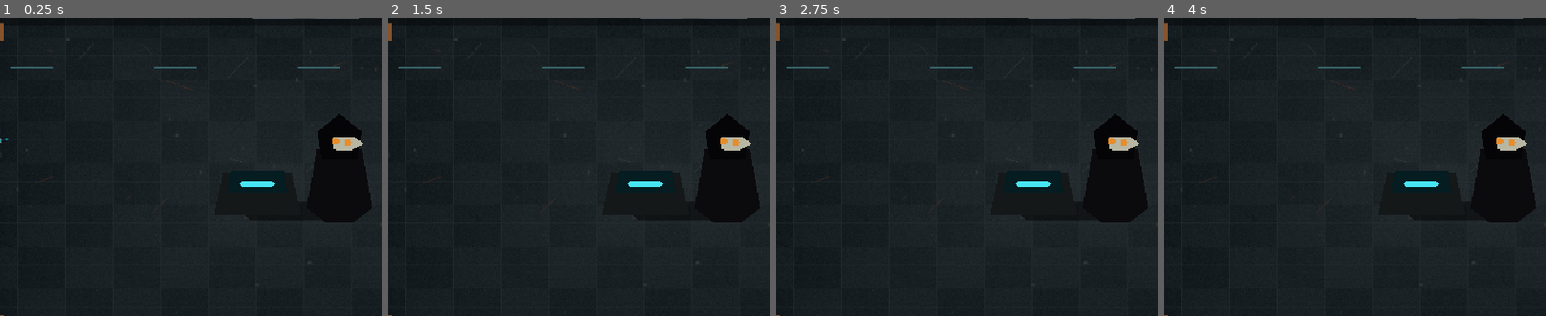
Above: before the commit, frames 1-4 (left to right).
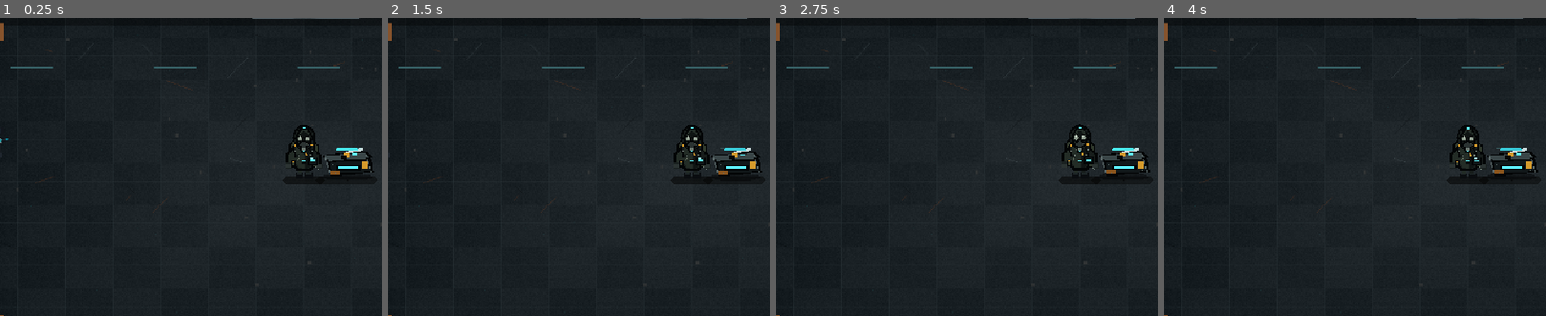
Above: after the commit, the same moments.

Repository: sjdcwejf/abandoned-lab-roguelite
Game: Godot game, scene res://tiny_wizard/room/room_types/lab_raven_safehouse_room.tscn
Two runs of this game, one before a commit and one after it. Both use one fixed random seed, a clock stepped at 60 frames per second and the inputs below. This scene is started directly instead of the project's main scene.
Inputs (mouse positions are % of the whole screen's width and height, from its top left):
- Up to frame 1 (0.25 s): no input
- Up to frame 2 (1.5 s): tap Enter at 0.5 s; move the mouse to (45, 70) at 0.52 s; hold Up (player_shoot_up) from 0.53 s (still down); tap E (drop_bomb) at 0.6 s; tap Space at 1.25 s; move the mouse to (80, 65) at 1.27 s; click (80, 65) at 1.35 s
- Up to frame 3 (2.75 s): tap Enter at 2 s; move the mouse to (20, 35) at 2.02 s; release Up (player_shoot_up) at 2.03 s; hold A (player_left) from 2.03 s (still down); tap F (interact) at 2.1 s
- Up to frame 4 (4 s): tap Space at 2.75 s; move the mouse to (55, 50) at 2.77 s; right-click (55, 50) at 2.85 s; tap Enter at 3.5 s; move the mouse to (35, 25) at 3.52 s; release A (player_left) at 3.53 s; hold S (player_down) from 3.53 s (still down); tap E (drop_bomb) at 3.6 s
The pictures show only the part of the screen within x 10-60%, y 36-86%; the shares and areas given below are measured in that part.

The runs differ from the first frame. In frame 1, 5.2% of the frame differs, in the area x 59-98%, y 32-69%; in frame 2, 5.2%; in frame 3, 5.1%; in frame 4, 5.1%.

Commit message:
Update Raven merchant visuals

Diff:
--- a/tiny_wizard/interactable_objects/raven_merchant/raven_merchant.gd
+++ b/tiny_wizard/interactable_objects/raven_merchant/raven_merchant.gd
@@ -29,6 +29,7 @@
 var _awaiting_weapon_replacement := false
 var _retired_weapon_keys := {}
 var _choice_overlay: LabWeaponChoiceOverlay
+var _visual_time := 0.0
 
 @onready var interact_area: Area2D = $InteractArea
 @onready var prompt: CanvasItem = $Prompt
@@ -38,8 +39,11 @@
 @onready var stock_label: Label = $DialogPanel/MarginContainer/VBoxContainer/Stock
 @onready var status_label: Label = $DialogPanel/MarginContainer/VBoxContainer/Status
 @onready var hint_label: Label = $DialogPanel/MarginContainer/VBoxContainer/Hint
-@onready var status_light: CanvasItem = $Console/StatusLight
-@onready var offer_preview: Node2D = $Console/OfferPreview
+@onready var status_light: CanvasItem = get_node_or_null("CounterStatusLight") as CanvasItem
+@onready var offer_preview: Node2D = $OfferPreview
+@onready var raven_sprite: Sprite2D = get_node_or_null("RavenSprite") as Sprite2D
+@onready var counter_sprite: Sprite2D = get_node_or_null("CounterSprite") as Sprite2D
+@onready var counter_scan_line: Polygon2D = get_node_or_null("CounterScanLine") as Polygon2D
 
 
 func _ready() -> void:
@@ -55,6 +59,7 @@
 
 
 func _process(_delta: float) -> void:
+	_update_idle_visuals(_delta)
 	if _candidate_character == null:
 		return
 	if _choice_overlay != null:
@@ -69,6 +74,26 @@
 			_try_purchase(_candidate_character)
 		else:
 			_open_armory(_candidate_character)
+
+
+func _update_idle_visuals(delta: float) -> void:
+	_visual_time += delta
+	var slow_pulse := (sin(_visual_time * 2.6) + 1.0) * 0.5
+	var fast_pulse := (sin(_visual_time * 7.2) + 1.0) * 0.5
+
+	if raven_sprite != null:
+		raven_sprite.position.y = -40.0 + sin(_visual_time * 1.8) * 0.5
+
+	if counter_sprite != null:
+		counter_sprite.position.y = -24.0 + sin(_visual_time * 1.4) * 0.18
+
+	if counter_scan_line != null:
+		counter_scan_line.position.x = 58.0 + lerpf(-4.0, 4.0, slow_pulse)
+		counter_scan_line.color = Color(0.52, 1.0, 1.0, 0.18 + 0.16 * fast_pulse)
+
+	if status_light is Polygon2D and not _dialog_open:
+		var light := status_light as Polygon2D
+		light.color = Color(0.22 + 0.08 * slow_pulse, 0.78 + 0.16 * slow_pulse, 0.84 + 0.1 * slow_pulse, 1.0)
 
 
 func _on_interact_area_body_entered(body: Node2D) -> void:
@@ -345,7 +370,7 @@
 	offer_preview.add_child(_offer_preview_instance)
 	_offer_preview_instance.position = Vector2.ZERO
 	_offer_preview_instance.rotation = -0.2
-	_offer_preview_instance.scale = Vector2(0.72, 0.72)
+	_offer_preview_instance.scale = Vector2(0.45, 0.45)
 	_disable_preview_interaction(_offer_preview_instance)
 
 
--- a/tiny_wizard/interactable_objects/raven_merchant/raven_merchant.tscn
+++ b/tiny_wizard/interactable_objects/raven_merchant/raven_merchant.tscn
@@ -1,9 +1,11 @@
-[gd_scene load_steps=4 format=3]
+[gd_scene load_steps=6 format=3]
 
 [ext_resource type="Script" path="res://tiny_wizard/interactable_objects/raven_merchant/raven_merchant.gd" id="1_raven"]
+[ext_resource type="Texture2D" path="res://tiny_wizard/assets/art/raven_merchant/raven_merchant_npc_64x80.png" id="2_npc"]
+[ext_resource type="Texture2D" path="res://tiny_wizard/assets/art/raven_merchant/raven_merchant_counter.png" id="3_counter"]
 
 [sub_resource type="CircleShape2D" id="CircleShape2D_interact"]
-radius = 92.0
+radius = 110.0
 
 [sub_resource type="StyleBoxFlat" id="StyleBoxFlat_dialog"]
 bg_color = Color(0.035, 0.045, 0.052, 0.94)
@@ -25,13 +27,89 @@
 y_sort_enabled = true
 script = ExtResource("1_raven")
 
+[node name="StationShadow" type="Polygon2D" parent="."]
+visible = false
+position = Vector2(14, 55)
+z_index = -1
+color = Color(0.012, 0.012, 0.01, 0.55)
+polygon = PackedVector2Array(-112, -15, 112, -15, 126, 0, 112, 15, -112, 15, -126, 0)
+
+[node name="StationSprite" type="Sprite2D" parent="."]
+visible = false
+position = Vector2(14, 2)
+z_index = 4
+texture_filter = 1
+
+[node name="StationStatusLight" type="Polygon2D" parent="."]
+visible = false
+position = Vector2(-21, -19)
+z_index = 7
+color = Color(0.28, 0.9, 0.95, 0.92)
+polygon = PackedVector2Array(-18, -3, 18, -3, 22, 0, 18, 3, -18, 3, -22, 0)
+
+[node name="StationScanLine" type="Polygon2D" parent="."]
+visible = false
+position = Vector2(-21, -23)
+z_index = 8
+color = Color(0.52, 1, 1, 0.32)
+polygon = PackedVector2Array(-21, -1, 21, -1, 25, 1, -25, 1)
+
+[node name="StationRackLight" type="Polygon2D" parent="."]
+visible = false
+position = Vector2(-74, 7)
+z_index = 7
+color = Color(0.22, 0.9, 0.95, 0.34)
+polygon = PackedVector2Array(-19, -2, 19, -2, 23, 2, -23, 2)
+
+[node name="MerchantShadow" type="Polygon2D" parent="."]
+position = Vector2(0, -1)
+z_index = -1
+color = Color(0.012, 0.012, 0.01, 0.55)
+polygon = PackedVector2Array(-22, -6, 22, -6, 28, 0, 22, 6, -22, 6, -28, 0)
+
+[node name="CounterShadow" type="Polygon2D" parent="."]
+position = Vector2(58, -1)
+z_index = -1
+color = Color(0.012, 0.012, 0.01, 0.45)
+polygon = PackedVector2Array(-36, -6, 36, -6, 42, 0, 36, 6, -36, 6, -42, 0)
+
+[node name="CounterSprite" type="Sprite2D" parent="."]
+position = Vector2(58, -24)
+z_index = 2
+texture_filter = 1
+texture = ExtResource("3_counter")
+
+[node name="CounterStatusLight" type="Polygon2D" parent="."]
+position = Vector2(58, -42)
+z_index = 8
+color = Color(0.28, 0.9, 0.95, 0.85)
+polygon = PackedVector2Array(-12, -2, 12, -2, 15, 1, -15, 1)
+
+[node name="CounterScanLine" type="Polygon2D" parent="."]
+position = Vector2(58, -44)
+z_index = 8
+color = Color(0.52, 1, 1, 0.28)
+polygon = PackedVector2Array(-14, -1, 14, -1, 17, 1, -17, 1)
+
+[node name="OfferPreview" type="Node2D" parent="."]
+position = Vector2(58, -42)
+z_index = 9
+
+[node name="RavenSprite" type="Sprite2D" parent="."]
+position = Vector2(0, -40)
+z_index = 4
+texture_filter = 1
+texture = ExtResource("2_npc")
+
 [node name="Shadow" type="Polygon2D" parent="."]
+visible = false
 position = Vector2(0, 40)
 z_index = -1
 color = Color(0.02, 0.018, 0.014, 0.52)
 polygon = PackedVector2Array(-72, -13, 72, -13, 84, 0, 72, 13, -72, 13, -84, 0)
 
 [node name="Console" type="Node2D" parent="."]
+visible = false
 position = Vector2(-62, 12)
 z_index = 2
 
@@ -39,23 +117,146 @@
 color = Color(0.08, 0.095, 0.1, 1)
 polygon = PackedVector2Array(-46, -24, 46, -24, 58, 34, -58, 34)
 
+[node name="ConsoleRim" type="Line2D" parent="Console"]
+z_index = 1
+points = PackedVector2Array(-46, -24, 46, -24, 58, 34, -58, 34, -46, -24)
+width = 2.0
+default_color = Color(0.25, 0.34, 0.36, 0.9)
+
 [node name="Screen" type="Polygon2D" parent="Console"]
 position = Vector2(0, -8)
 z_index = 1
 color = Color(0.02, 0.11, 0.13, 1)
 polygon = PackedVector2Array(-36, -18, 36, -18, 40, 13, -40, 13)
 
+[node name="ScreenScanLine" type="Polygon2D" parent="Console"]
+position = Vector2(0, -8)
+z_index = 3
+color = Color(0.52, 1, 1, 0.36)
+polygon = PackedVector2Array(-30, -1, 30, -1, 34, 1, -34, 1)
+
 [node name="StatusLight" type="Polygon2D" parent="Console"]
 position = Vector2(0, -8)
 z_index = 2
 color = Color(0.28, 0.9, 0.95, 1)
 polygon = PackedVector2Array(-20, -4, 20, -4, 24, 0, 20, 4, -20, 4, -24, 0)
 
+[node name="ButtonStrip" type="Node2D" parent="Console"]
+position = Vector2(-5, 19)
+z_index = 4
+
+[node name="ButtonA" type="Polygon2D" parent="Console/ButtonStrip"]
+position = Vector2(-18, 0)
+color = Color(0.91, 0.55, 0.16, 1)
+polygon = PackedVector2Array(-5, -4, 5, -4, 6, 4, -6, 4)
+
+[node name="ButtonB" type="Polygon2D" parent="Console/ButtonStrip"]
+position = Vector2(0, 0)
+color = Color(0.24, 0.83, 0.88, 1)
+polygon = PackedVector2Array(-5, -4, 5, -4, 6, 4, -6, 4)
+
+[node name="ButtonC" type="Polygon2D" parent="Console/ButtonStrip"]
+position = Vector2(18, 0)
+color = Color(0.38, 0.42, 0.45, 1)
+polygon = PackedVector2Array(-5, -4, 5, -4, 6, 4, -6, 4)
+
 [node name="OfferPreview" type="Node2D" parent="Console"]
-position = Vector2(0, -42)
+position = Vector2(0, -45)
 z_index = 6
 
+[node name="CableBundle" type="Node2D" parent="."]
+visible = false
+position = Vector2(-16, 45)
+z_index = 1
+
+[node name="CableA" type="Line2D" parent="CableBundle"]
+points = PackedVector2Array(-50, -8, -24, 8, 9, 4, 34, 17)
+width = 3.0
+default_color = Color(0.018, 0.024, 0.027, 1)
+
+[node name="CableB" type="Line2D" parent="CableBundle"]
+points = PackedVector2Array(-35, 5, -9, 18, 18, 16, 47, 29)
+width = 2.0
+default_color = Color(0.07, 0.1, 0.105, 1)
+
+[node name="CableGlow" type="Line2D" parent="CableBundle"]
+points = PackedVector2Array(-30, 5, 0, 13, 30, 19)
+width = 1.0
+default_color = Color(0.18, 0.75, 0.8, 0.55)
+
+[node name="WeaponRack" type="Node2D" parent="."]
+visible = false
+position = Vector2(104, 19)
+z_index = 3
+
+[node name="RackShadow" type="Polygon2D" parent="WeaponRack"]
+position = Vector2(0, 28)
+z_index = -1
+color = Color(0.02, 0.018, 0.014, 0.42)
+polygon = PackedVector2Array(-45, -8, 45, -8, 50, 0, 45, 8, -45, 8, -50, 0)
+
+[node name="RackBase" type="Polygon2D" parent="WeaponRack"]
+color = Color(0.075, 0.085, 0.09, 1)
+polygon = PackedVector2Array(-42, -22, 42, -22, 48, 26, -48, 26)
+
+[node name="RackRim" type="Line2D" parent="WeaponRack"]
+z_index = 1
+points = PackedVector2Array(-42, -22, 42, -22, 48, 26, -48, 26, -42, -22)
+width = 2.0
+default_color = Color(0.23, 0.31, 0.33, 0.95)
+
+[node name="RackLight" type="Polygon2D" parent="WeaponRack"]
+position = Vector2(0, -15)
+z_index = 2
+color = Color(0.22, 0.9, 0.95, 0.38)
+polygon = PackedVector2Array(-30, -3, 30, -3, 34, 3, -34, 3)
+
+[node name="SampleBlade" type="Node2D" parent="WeaponRack"]
+position = Vector2(-18, 0)
+rotation = -0.34
+z_index = 3
+
+[node name="Handle" type="Polygon2D" parent="WeaponRack/SampleBlade"]
+color = Color(0.06, 0.05, 0.045, 1)
+polygon = PackedVector2Array(-17, -3, -4, -3, -3, 3, -17, 3)
+
+[node name="Edge" type="Polygon2D" parent="WeaponRack/SampleBlade"]
+color = Color(0.72, 0.82, 0.84, 1)
+polygon = PackedVector2Array(-4, -4, 22, -2, 32, 0, 22, 2, -4, 4)
+
+[node name="SampleGun" type="Node2D" parent="WeaponRack"]
+position = Vector2(17, 4)
+rotation = 0.22
+z_index = 3
+
+[node name="Grip" type="Polygon2D" parent="WeaponRack/SampleGun"]
+color = Color(0.12, 0.11, 0.095, 1)
+polygon = PackedVector2Array(-10, 2, 0, 2, -2, 15, -11, 14)
+
+[node name="Body" type="Polygon2D" parent="WeaponRack/SampleGun"]
+color = Color(0.68, 0.44, 0.18, 1)
+polygon = PackedVector2Array(-16, -8, 18, -8, 25, -2, 17, 6, -16, 6)
+
+[node name="Muzzle" type="Polygon2D" parent="WeaponRack/SampleGun"]
+color = Color(0.38, 0.84, 0.88, 1)
+polygon = PackedVector2Array(18, -5, 34, -4, 34, 3, 18, 4)
+
+[node name="SupplyCrate" type="Node2D" parent="."]
+visible = false
+position = Vector2(8, 61)
+z_index = 2
+
+[node name="CrateBody" type="Polygon2D" parent="SupplyCrate"]
+color = Color(0.17, 0.12, 0.075, 1)
+polygon = PackedVector2Array(-31, -15, 31, -15, 35, 15, -35, 15)
+
+[node name="CrateBand" type="Polygon2D" parent="SupplyCrate"]
+z_index = 1
+color = Color(0.92, 0.55, 0.16, 0.9)
+polygon = PackedVector2Array(-5, -15, 5, -15, 7, 15, -7, 15)
+
 [node name="RavenFigure" type="Node2D" parent="."]
+visible = false
 position = Vector2(48, 2)
 z_index = 4
 
@@ -63,6 +264,18 @@
 color = Color(0.045, 0.043, 0.052, 1)
 polygon = PackedVector2Array(-30, -44, 30, -44, 44, 34, 18, 54, -18, 54, -44, 34)
 
+[node name="CoatTrim" type="Line2D" parent="RavenFigure"]
+z_index = 1
+points = PackedVector2Array(-30, -42, -43, 34, -18, 54, 0, 29, 18, 54, 44, 34, 30, -42)
+width = 2.0
+default_color = Color(0.16, 0.22, 0.23, 0.9)
+
+[node name="GlovedHand" type="Polygon2D" parent="RavenFigure"]
+position = Vector2(-33, 10)
+z_index = 3
+color = Color(0.075, 0.07, 0.075, 1)
+polygon = PackedVector2Array(-9, -8, 8, -6, 10, 5, -5, 10, -12, 1)
+
 [node name="Hood" type="Polygon2D" parent="RavenFigure"]
 position = Vector2(0, -56)
 z_index = 1
@@ -75,6 +288,12 @@
 color = Color(0.72, 0.72, 0.64, 1)
 polygon = PackedVector2Array(-12, -8, 16, -8, 28, 1, 12, 10, -12, 9)
 
+[node name="BeakShadow" type="Polygon2D" parent="RavenFigure"]
+position = Vector2(14, -50)
+z_index = 2
+color = Color(0.26, 0.25, 0.22, 1)
+polygon = PackedVector2Array(0, -5, 22, 1, 1, 8)
+
 [node name="LensLeft" type="Polygon2D" parent="RavenFigure"]
 position = Vector2(-5, -55)
 z_index = 3
@@ -89,7 +308,7 @@
 
 [node name="Prompt" type="Label" parent="."]
 visible = false
-position = Vector2(28, -118)
+position = Vector2(-21, -100)
 z_index = 20
 custom_minimum_size = Vector2(42, 22)
 theme_override_font_sizes/font_size = 15
Binary file added: tiny_wizard/assets/art/raven_merchant/raven_merchant_body.png
Binary file added: tiny_wizard/assets/art/raven_merchant/raven_merchant_counter.png
Binary file added: tiny_wizard/assets/art/raven_merchant/raven_merchant_face.png
Binary file added: tiny_wizard/assets/art/raven_merchant/raven_merchant_kit.png
Binary file added: tiny_wizard/assets/art/raven_merchant/raven_merchant_npc_64x80.png
Binary file added: tiny_wizard/assets/art/raven_merchant_station.png
Binary file added: tiny_wizard/assets/concept/raven_merchant_body_candidate_v2.png
Binary file added: tiny_wizard/assets/concept/raven_merchant_candidate_layers_v2.png
Binary file added: tiny_wizard/assets/concept/raven_merchant_face_candidate_v2.png
Binary file added: tiny_wizard/assets/concept/raven_merchant_implementation_preview_v2.png
Binary file added: tiny_wizard/assets/concept/raven_merchant_implementation_preview_v2_zoom.png
Binary file added: tiny_wizard/assets/concept/raven_merchant_kit_candidate_v2.png
(and 6 more such lines)
